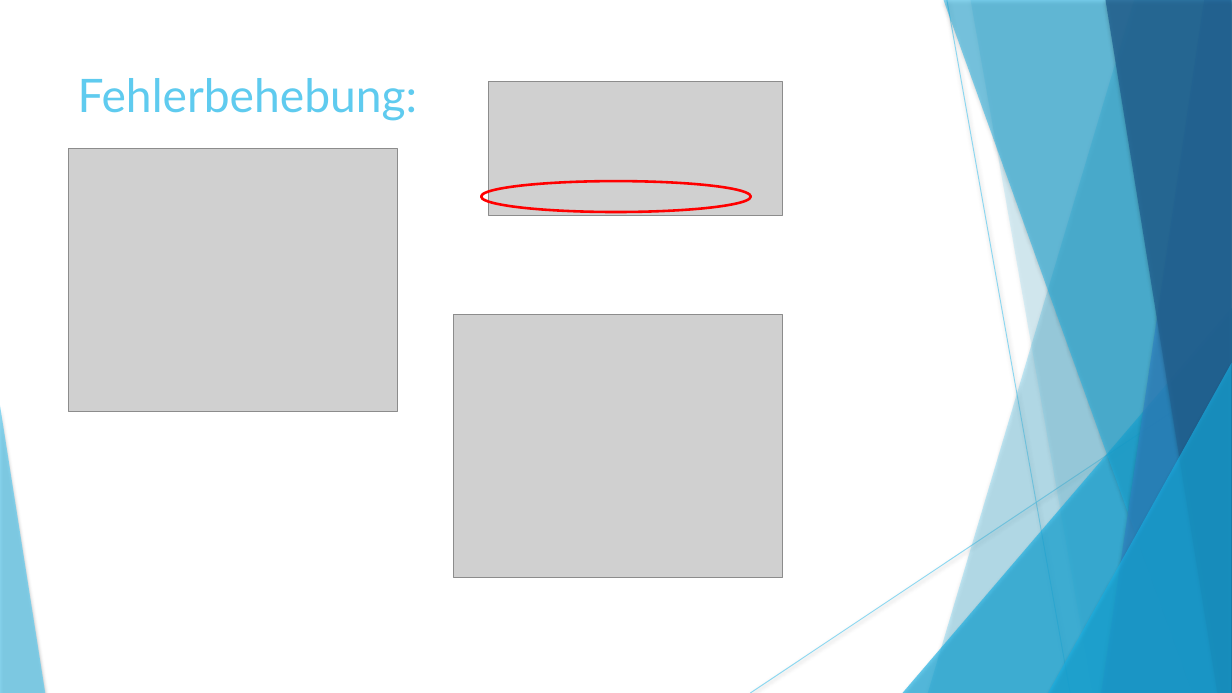
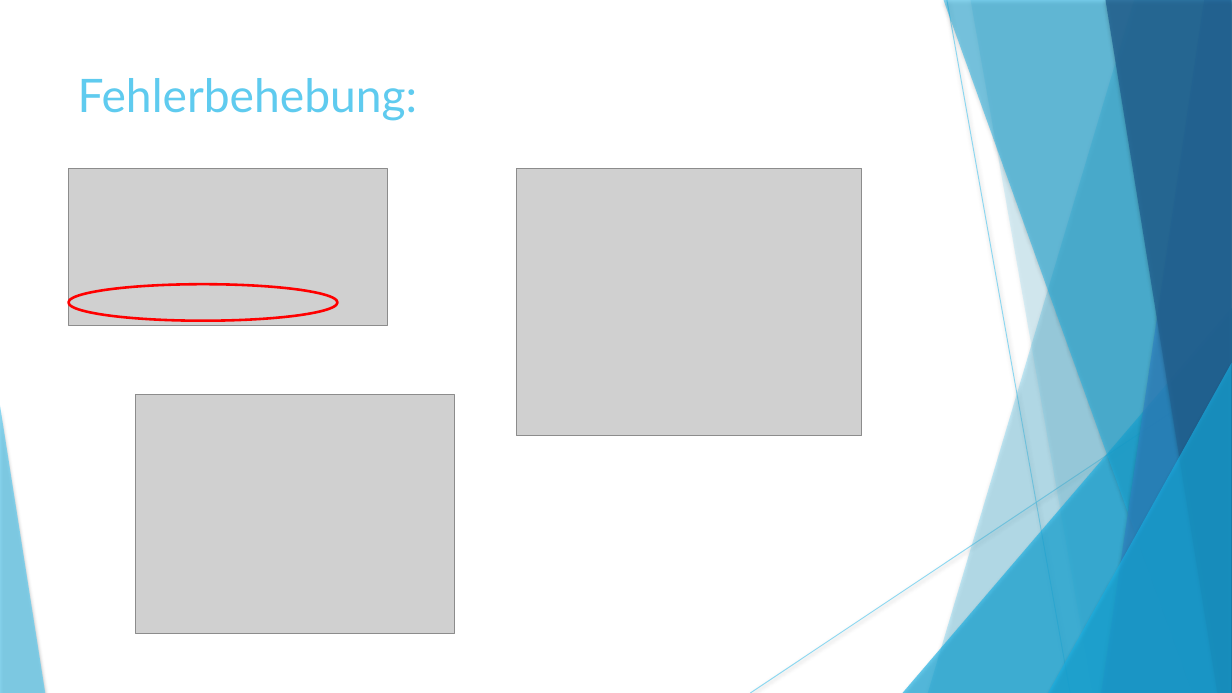
Before and after one commit to rinnerfabian/unistuff, a slide deck: slide 14 of 5. Semester/IoT/iot/powerPoint.pptx. Drawn at 1232x693 pixels with LibreOffice and Linux fonts; fonts in the diff are those of the drawing; grey boxes stand for pictures. Boxes give left, top, right and bottom in pixels: in the first picture for what was removed or moved away, otherwise in the second. Text is boxed around its words. In the diff, an @@ line names an element or a change of style, - is before the commit and + after.

```diff
--- a/5. Semester/IoT/iot/powerPoint.pptx
+++ b/5. Semester/IoT/iot/powerPoint.pptx
@@ picture: place and size @@
-picture at (489, 81, 783, 214)
+picture at (68, 168, 387, 325)
@@ picture: place and size @@
-picture at (68, 149, 397, 412)
+picture at (517, 168, 862, 436)
@@ ellipse: place and size @@
-ellipse at (482, 181, 751, 212)
+ellipse at (68, 285, 337, 322)
@@ picture removed at (454, 314, 783, 578) @@
@@ picture added at (136, 395, 455, 634) @@
```
Also in this commit, not shown: 1 slide added, 2 other files.
